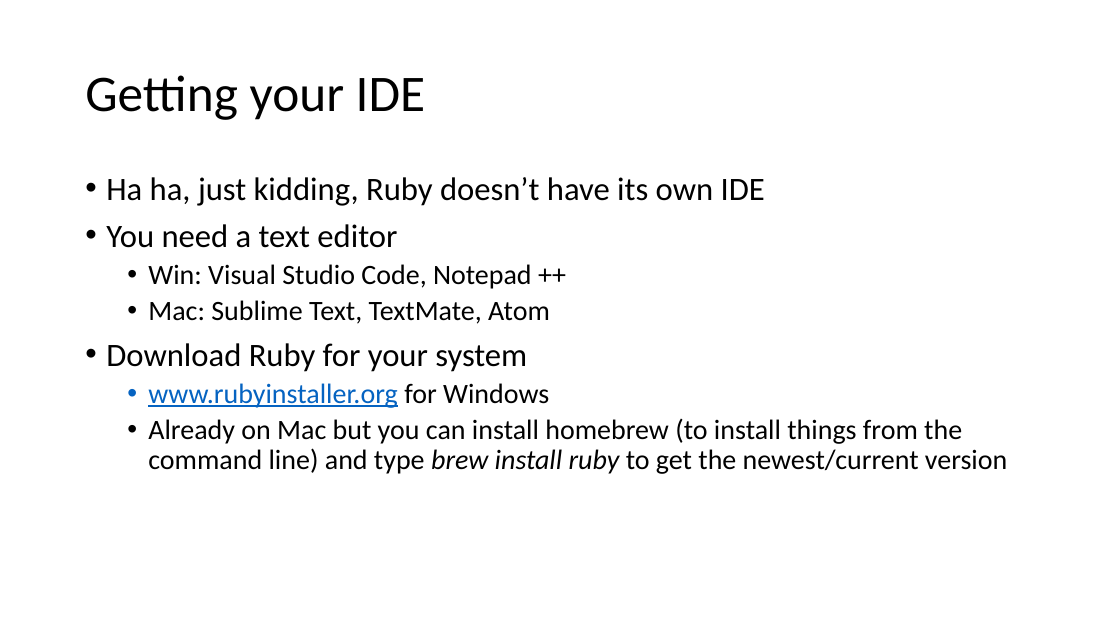
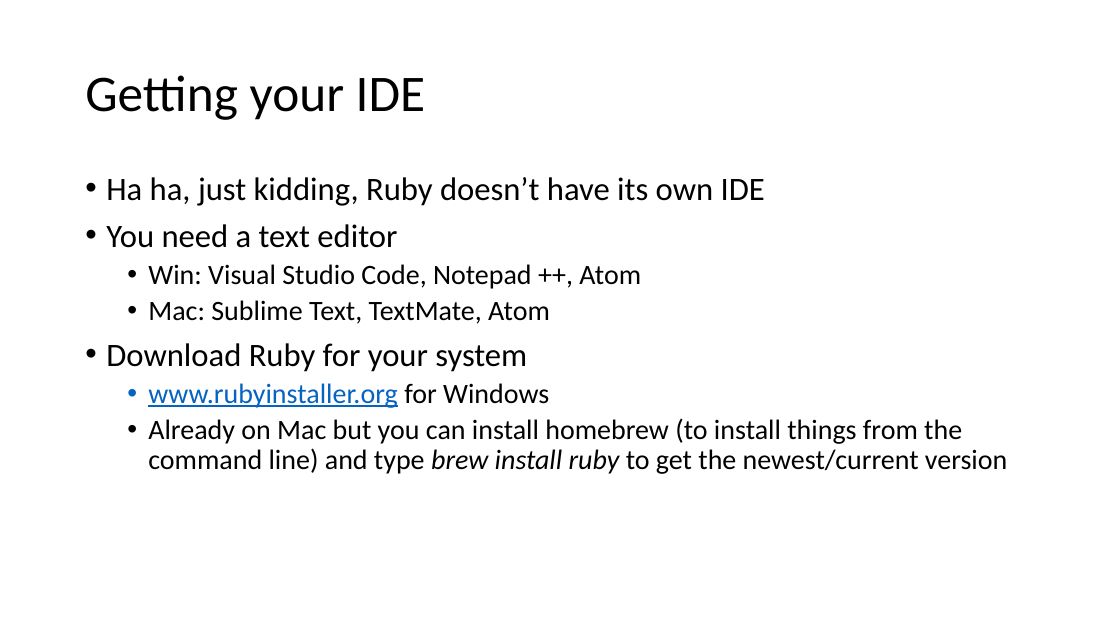
Before and after one commit to uugengiven/academypgh, a slide deck: slide 3 of Code/Slides/Academy PGH 2.1 Ruby.pptx. Drawn at 1120x630 pixels with LibreOffice and Linux fonts; fonts in the diff are those of the drawing. Boxes give left, top, right and bottom in pixels: in the first picture for what was removed or moved away, otherwise in the second. Text is boxed around its words. In the diff, an @@ line names an element or a change of style, - is before the commit and + after.

```diff
--- a/Code/Slides/Academy PGH 2.1 Ruby.pptx
+++ b/Code/Slides/Academy PGH 2.1 Ruby.pptx
@@ text at [148, 264, 641, 289]: text changed @@
-  • Win: Visual Studio Code, Notepad ++
+  • Win: Visual Studio Code, Notepad ++, Atom
```
Also in this commit, not shown: 6 other slides changed, 43 other files.
